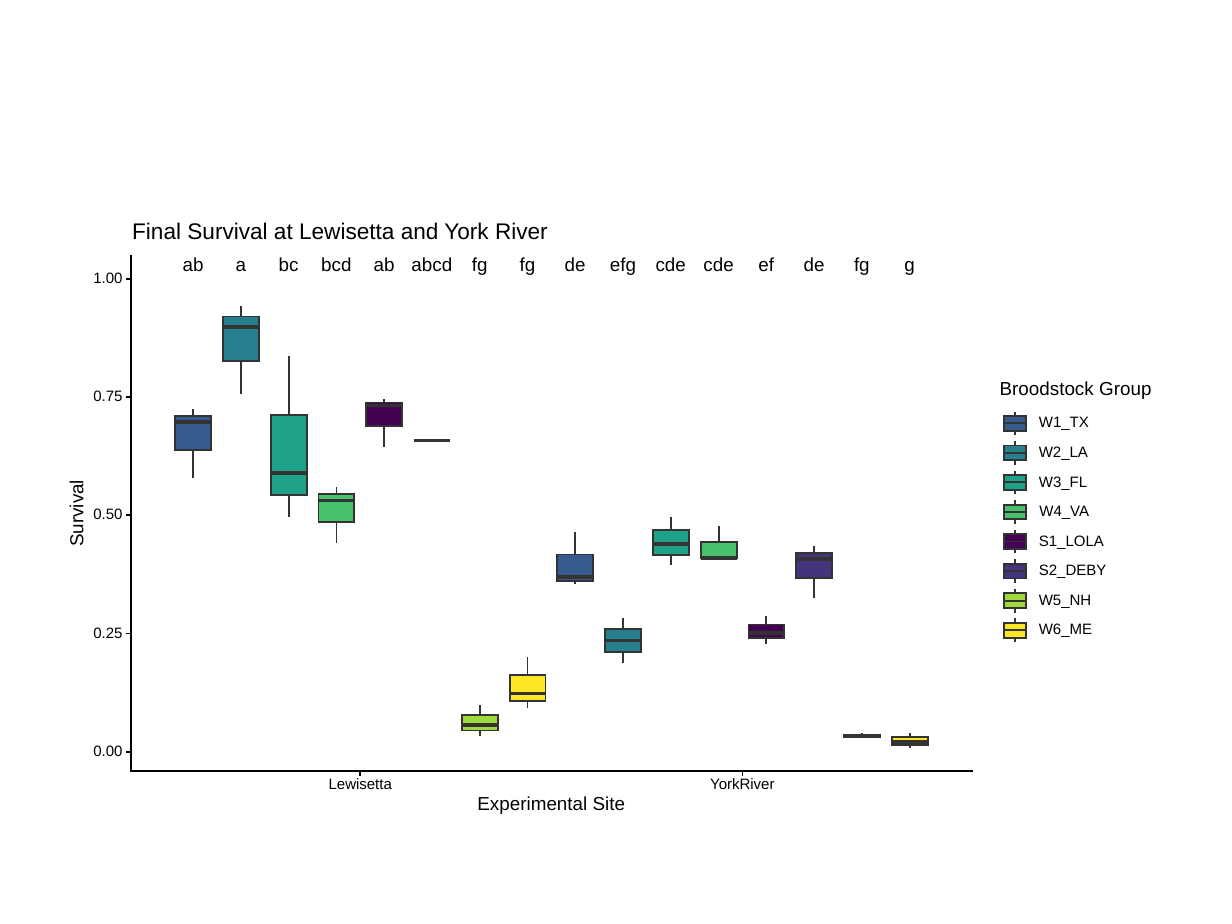
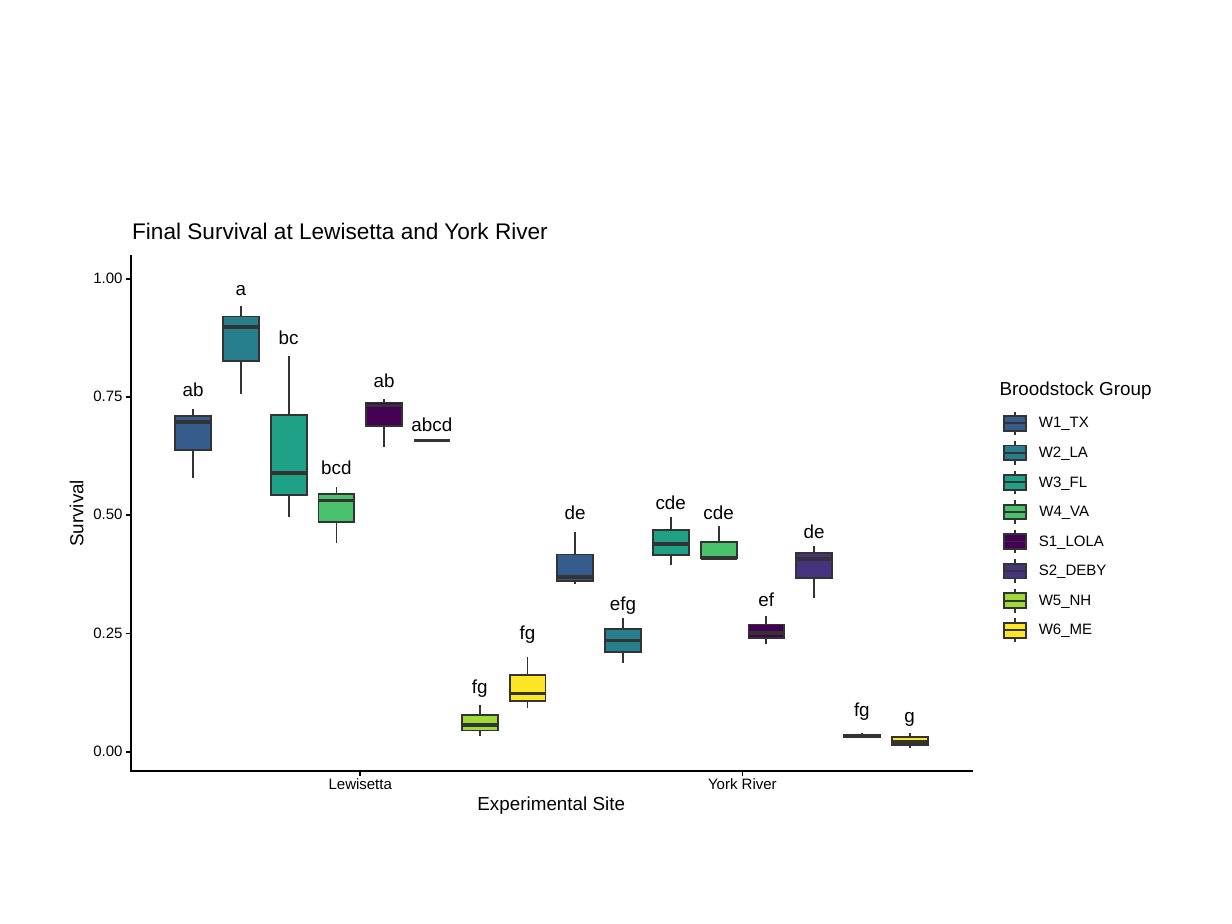
Before and after one commit to ModelValidationProgram/MVP_oyster_GO, a slide deck: slide 1 of results/figures/Final_Experimental_Fitness.pptx. Drawn at 1232x924 pixels with LibreOffice and Linux fonts; fonts in the diff are those of the drawing. Boxes give left, top, right and bottom in pixels: in the first picture for what was removed or moved away, otherwise in the second. Text is boxed around its words. In the diff, an @@ line names an element or a change of style, - is before the commit and + after.

```diff
--- a/results/figures/Final_Experimental_Fitness.pptx
+++ b/results/figures/Final_Experimental_Fitness.pptx
@@ rectangle added at (x1=160, y1=249, x2=946, y2=278), fill #FFFFFF, outline #FFFFFF 2 pt @@
@@ text "a" moved from (x1=236, y1=261, x2=246, y2=271) to (x1=236, y1=285, x2=246, y2=295) @@
@@ text "bc" moved from (x1=279, y1=257, x2=299, y2=272) to (x1=279, y1=330, x2=299, y2=345) @@
@@ text "ab" moved from (x1=183, y1=257, x2=204, y2=271) to (x1=183, y1=382, x2=204, y2=396) @@
@@ text "ab" moved from (x1=374, y1=257, x2=395, y2=271) to (x1=374, y1=373, x2=395, y2=387) @@
@@ text "abcd" moved from (x1=411, y1=257, x2=452, y2=271) to (x1=411, y1=417, x2=452, y2=431) @@
@@ text "bcd" moved from (x1=321, y1=257, x2=351, y2=272) to (x1=321, y1=460, x2=351, y2=475) @@
@@ text "de" moved from (x1=565, y1=257, x2=586, y2=272) to (x1=565, y1=505, x2=586, y2=520) @@
@@ text "cde" moved from (x1=656, y1=257, x2=686, y2=272) to (x1=656, y1=495, x2=686, y2=510) @@
@@ text "cde" moved from (x1=703, y1=257, x2=733, y2=272) to (x1=703, y1=505, x2=733, y2=520) @@
@@ text "de" moved from (x1=804, y1=257, x2=825, y2=272) to (x1=804, y1=524, x2=825, y2=539) @@
@@ text "efg" moved from (x1=610, y1=257, x2=636, y2=275) to (x1=610, y1=596, x2=636, y2=614) @@
@@ text "ef" moved from (x1=758, y1=257, x2=774, y2=272) to (x1=758, y1=592, x2=774, y2=607) @@
@@ text "fg" moved from (x1=520, y1=257, x2=536, y2=275) to (x1=520, y1=625, x2=536, y2=643) @@
@@ text "fg" moved from (x1=472, y1=257, x2=488, y2=275) to (x1=472, y1=679, x2=488, y2=697) @@
@@ text "fg" moved from (x1=854, y1=257, x2=870, y2=275) to (x1=854, y1=702, x2=870, y2=720) @@
@@ text "g" moved from (x1=904, y1=261, x2=914, y2=275) to (x1=904, y1=712, x2=914, y2=726) @@
@@ text at (x1=708, y1=778, x2=777, y2=789): spaces changed @@
-YorkRiver
+York River
```
Also in this commit, not shown: 1 other slide changed.
